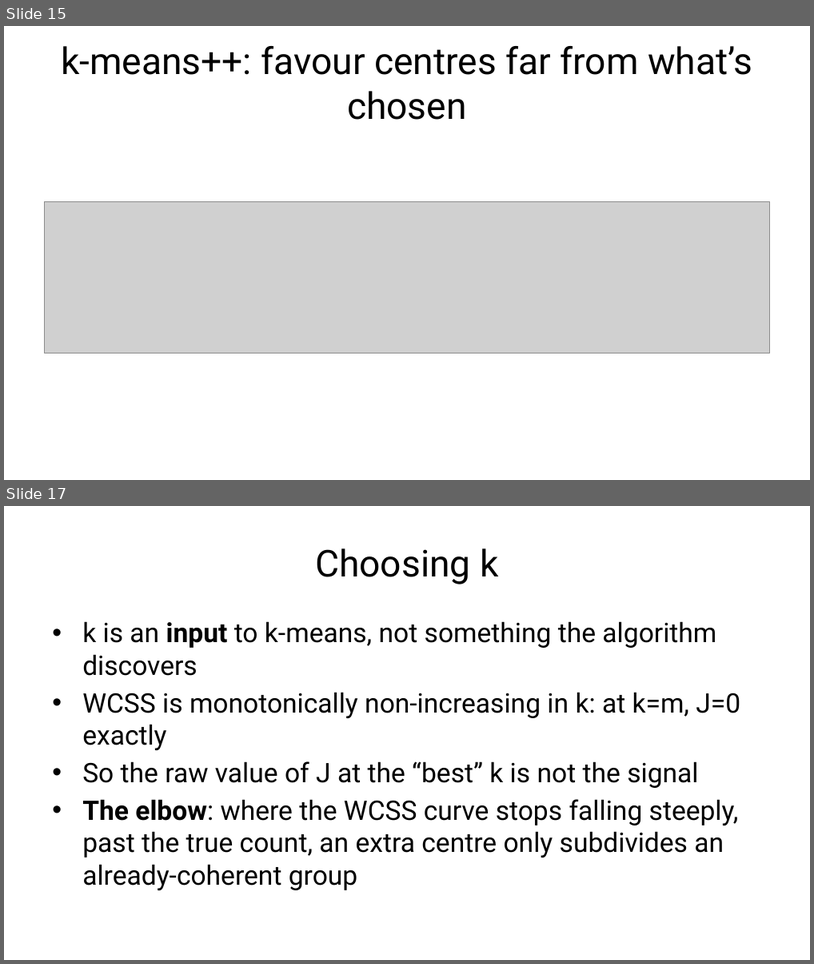
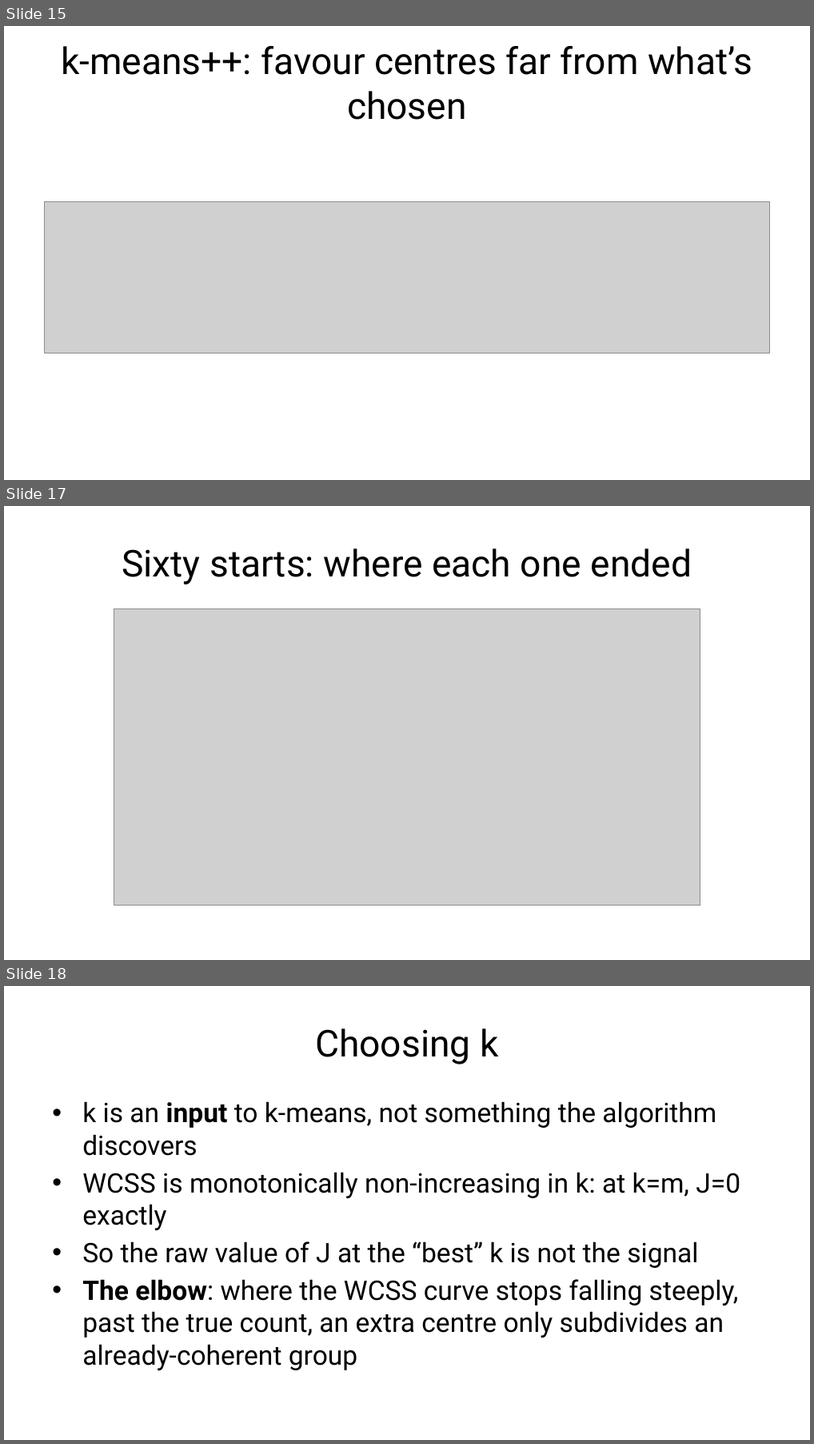
Before and after one commit to fabioantonini/technologies-for-artificial-intelligence, a slide deck: Lessons/08_unsupervised_learning/Slides/unsupervised_learning_slides.pptx. Shown one above the other, each under a label of ours: slides 15 and 17 before the commit, slides 15, 17 and 18 after it; the slides between them are not shown. The pictures are 814x964 and 814x1444 pixels, drawn with LibreOffice and Linux fonts; fonts in the diff are those of the drawing; grey boxes stand for pictures; background and template pictures are left out. Boxes give left, top, right and bottom in pixels: in the first picture for what was removed or moved away, otherwise in the second. Text is boxed around its words. In the diff, an @@ line names an element or a change of style, - is before the commit and + after.

```diff
--- a/Lessons/08_unsupervised_learning/Slides/unsupervised_learning_slides.pptx
+++ b/Lessons/08_unsupervised_learning/Slides/unsupervised_learning_slides.pptx
@@ slide 17 added at [4, 506, 810, 960], background #FFFFFF @@
@@ title added at [122, 548, 692, 584], 33 pt, text #1A1A1A @@
+Sixty starts: where each one ended
@@ picture added at [114, 609, 701, 905] @@
@@ what was slide 17 is now slide 18 @@
```
Also in this commit, not shown: 4 slides changed, 1 other slide added, 11 other files.
